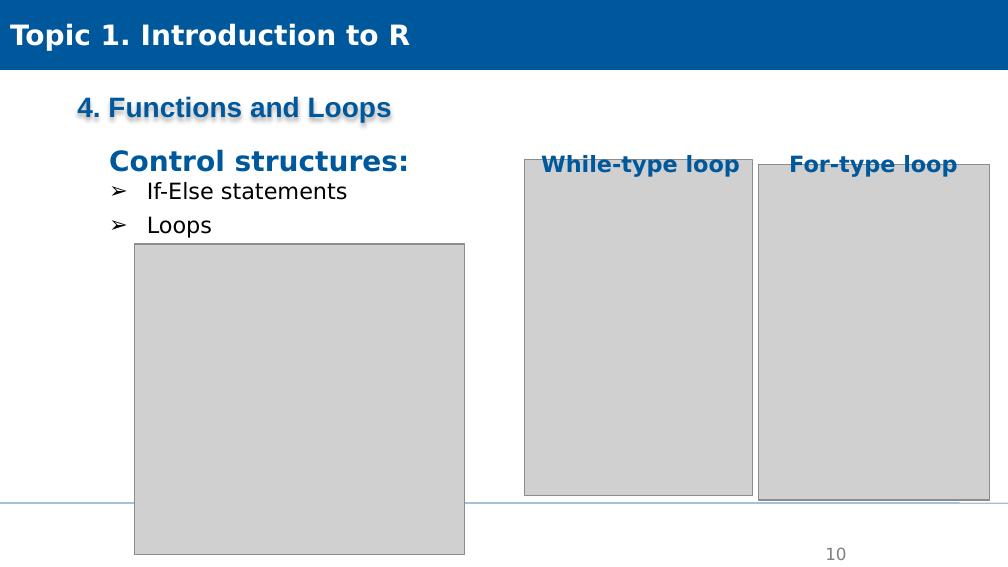
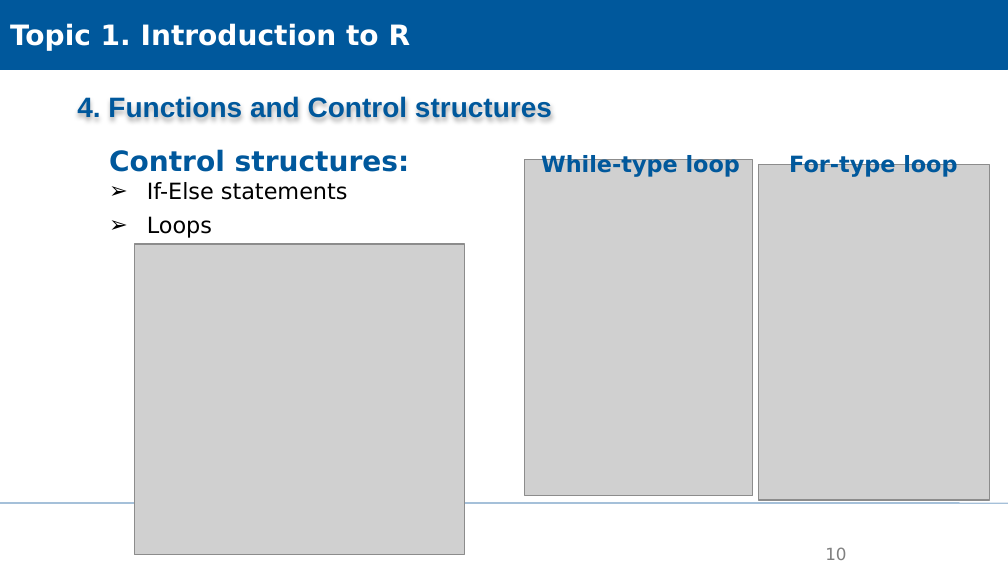
Before and after one commit to XiaoxiangGuanGFZ/FloodRiskSeminar, a slide deck: slide 10 of slides/FRS_exercise_R.pptx. Drawn at 1008x567 pixels with LibreOffice and Linux fonts; fonts in the diff are those of the drawing; grey boxes stand for pictures; background and template pictures are left out. Boxes give left, top, right and bottom in pixels: in the first picture for what was removed or moved away, otherwise in the second. Text is boxed around its words. In the diff, an @@ line names an element or a change of style, - is before the commit and + after.

```diff
--- a/slides/FRS_exercise_R.pptx
+++ b/slides/FRS_exercise_R.pptx
@@ text at (x1=77, y1=95, x2=552, y2=118): text changed @@
-4. Functions and Loops
+4. Functions and Control structures
```
Also in this commit, not shown: 3 other slides changed.
